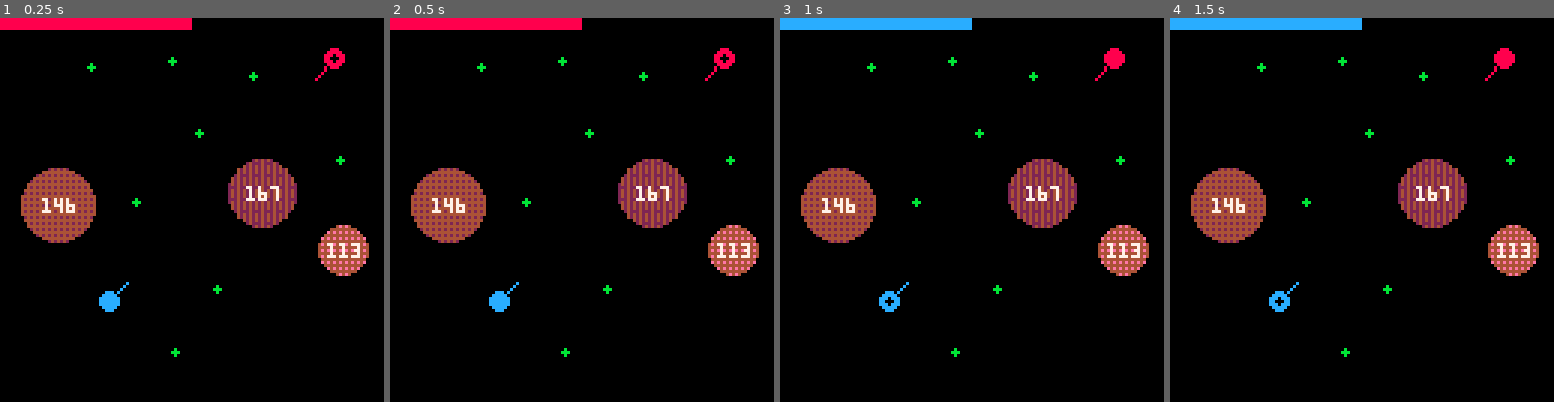
Above: before the commit, frames 1-4 (left to right).
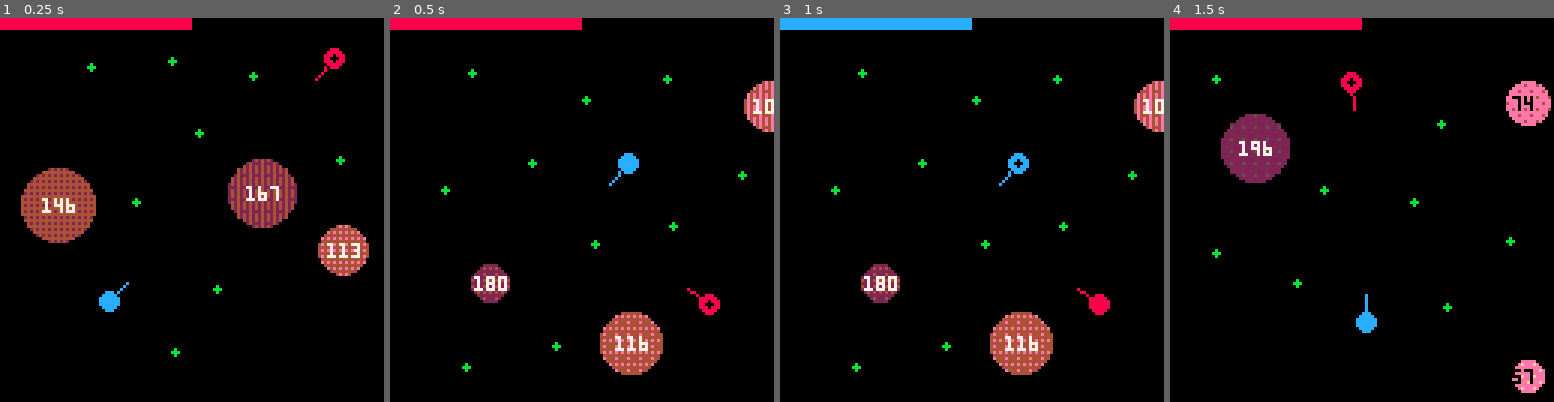
Above: after the commit, the same moments.

Repository: alxgnon/pico-8
Game: PICO-8 cartridge gravitywar.p8
Same seed, same stepped clock (60 frames per second), same inputs: the game is played once before the commit and once after it.
Inputs:
- Up to frame 1 (0.25 s): no input
- Up to frame 2 (0.5 s): tap X (X key) at 0.33 s
- Up to frame 3 (1 s): tap O (Z key) at 0.7 s
- Up to frame 4 (1.5 s): tap X (X key) at 1.07 s

Frame 1 is identical in both runs. In frame 2, 12% of the frame differs, in the area x 5-100%, y 7-93%; in frame 3, 12%; in frame 4, 14%, in the area x 0-100%, y 0-98%.

Commit message:
gravity: press x to reset

Diff:
--- a/gravitywar.p8
+++ b/gravitywar.p8
@@ -6,6 +6,7 @@
 
 function _init()
 	cls()
+	played = false
 	playing = 0
 	players = {}
 	planets = {}
@@ -13,12 +14,21 @@
 	gen_map(2,3)
 end
 
+function can_reset()
+	return not played or
+		#players <= 1
+end
+
 function control()
 	move_player(players[playing])
 
 	if btnp"4" then
 		playing += 1
 		sfx(7)
+	end
+
+	if btnp"5" and can_reset() then
+		_init()
 	end
 
 	--local mars = planets[1]
@@ -42,6 +52,7 @@
 			add(shots, shoot(a))
 		end
 		playing = -1
+		played = true
 	end
 end
 
